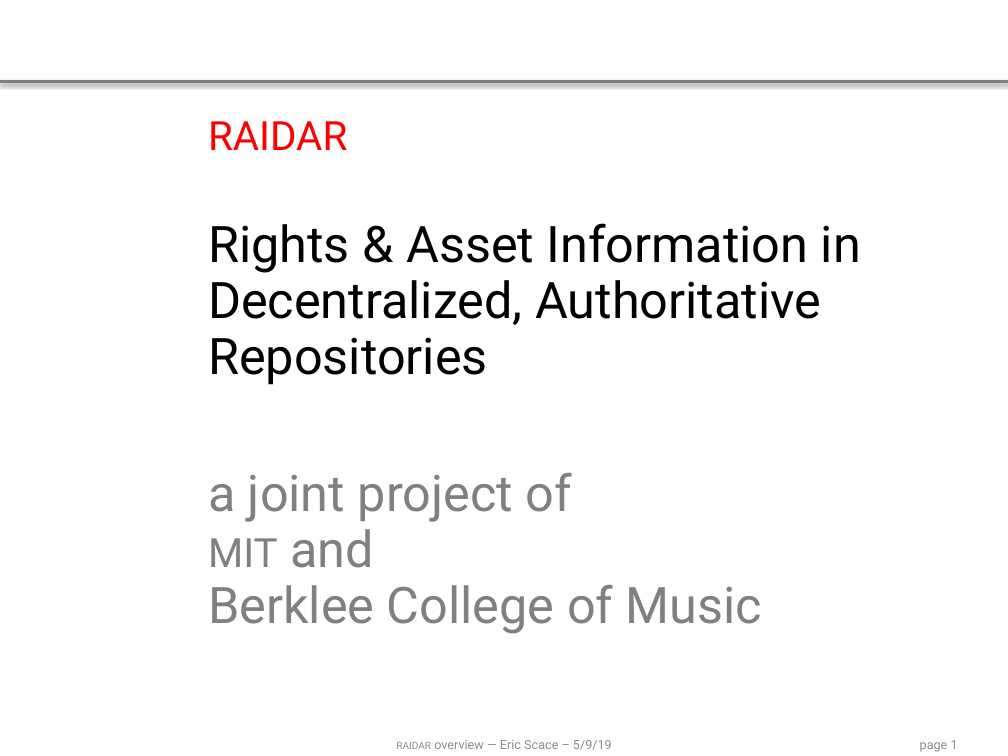
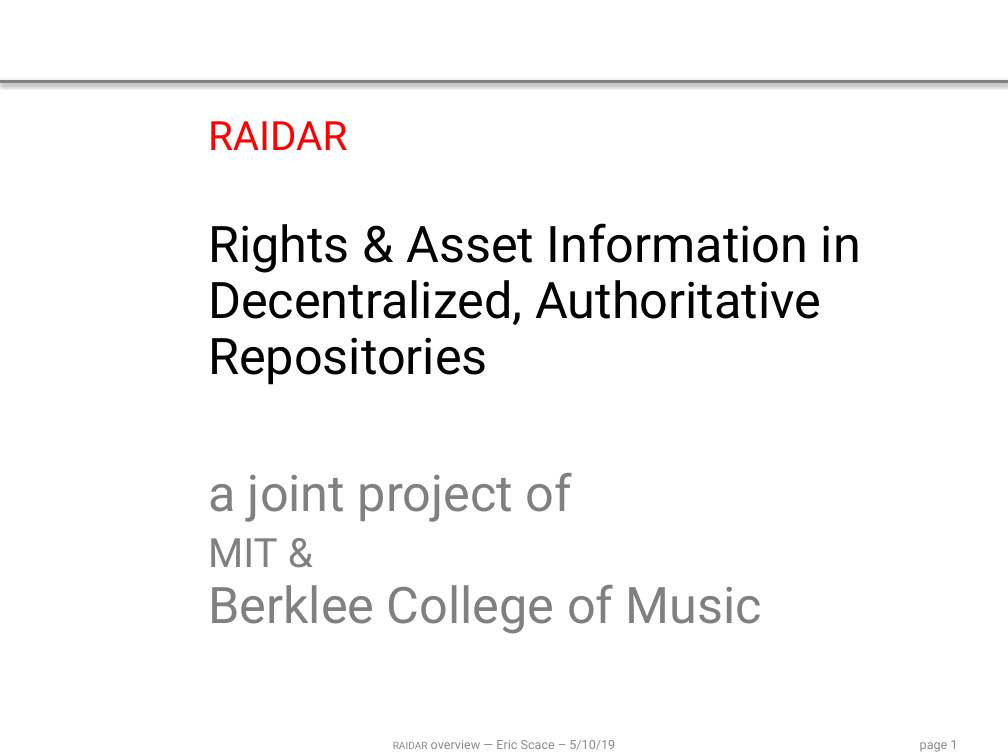
Before and after one commit to ldnovak/RAIDAR, a slide deck: slide 1 of docs/2019 05 10 presentation/2019 05 10 overview.pptx. Drawn at 1008x756 pixels with LibreOffice and Linux fonts; fonts in the diff are those of the drawing. Boxes give left, top, right and bottom in pixels: in the first picture for what was removed or moved away, otherwise in the second. Text is boxed around its words. In the diff, an @@ line names an element or a change of style, - is before the commit and + after.

```diff
--- a/docs/2019 05 10 presentation/2019 05 10 overview.pptx
+++ b/docs/2019 05 10 presentation/2019 05 10 overview.pptx
@@ table at [0,101,1008,756] @@
-row 3, column 2: a joint project of mit and Berklee College of Music
+row 3, column 2: a joint project of mit & Berklee College of Music
@@ text at [393,740,615,750]: text changed @@
-raidar overview — Eric Scace – 5/9/19
+raidar overview — Eric Scace – 5/10/19
```
Also in this commit, not shown: 25 other slides changed, 2 slides added, 1 other file.
